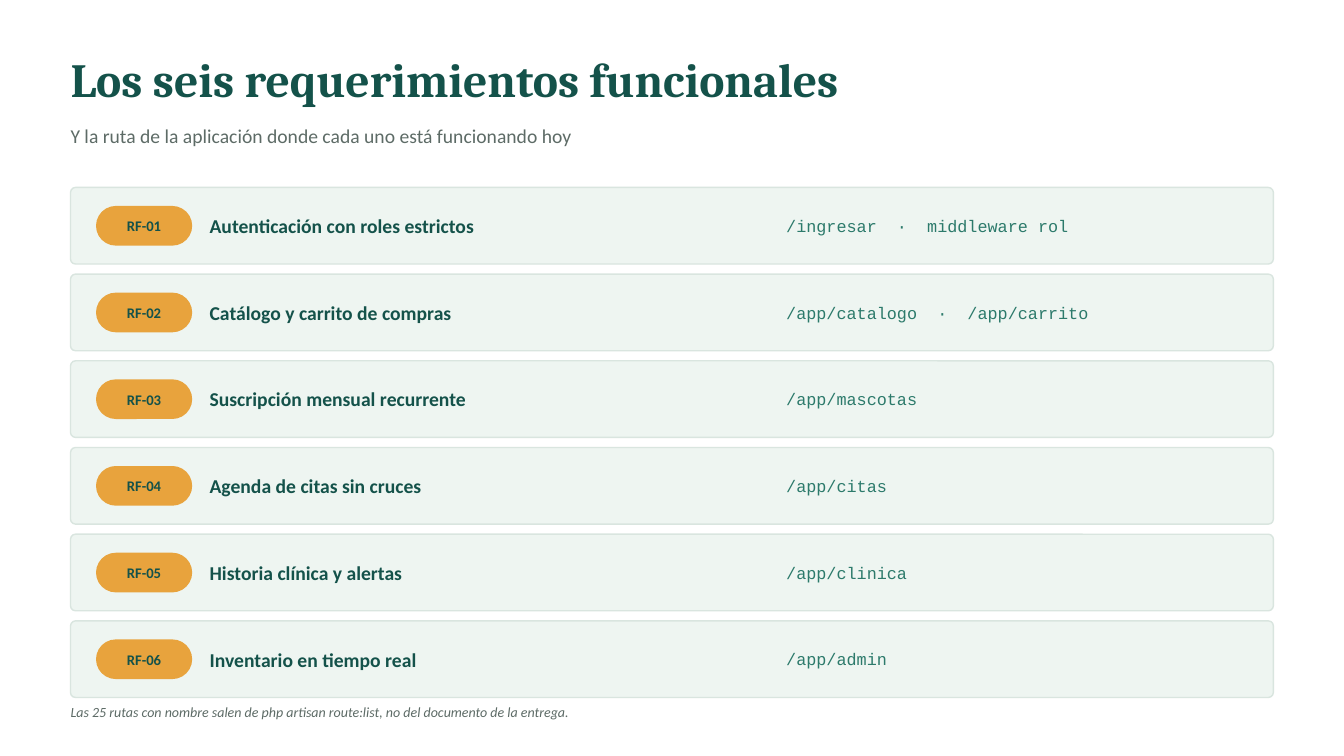
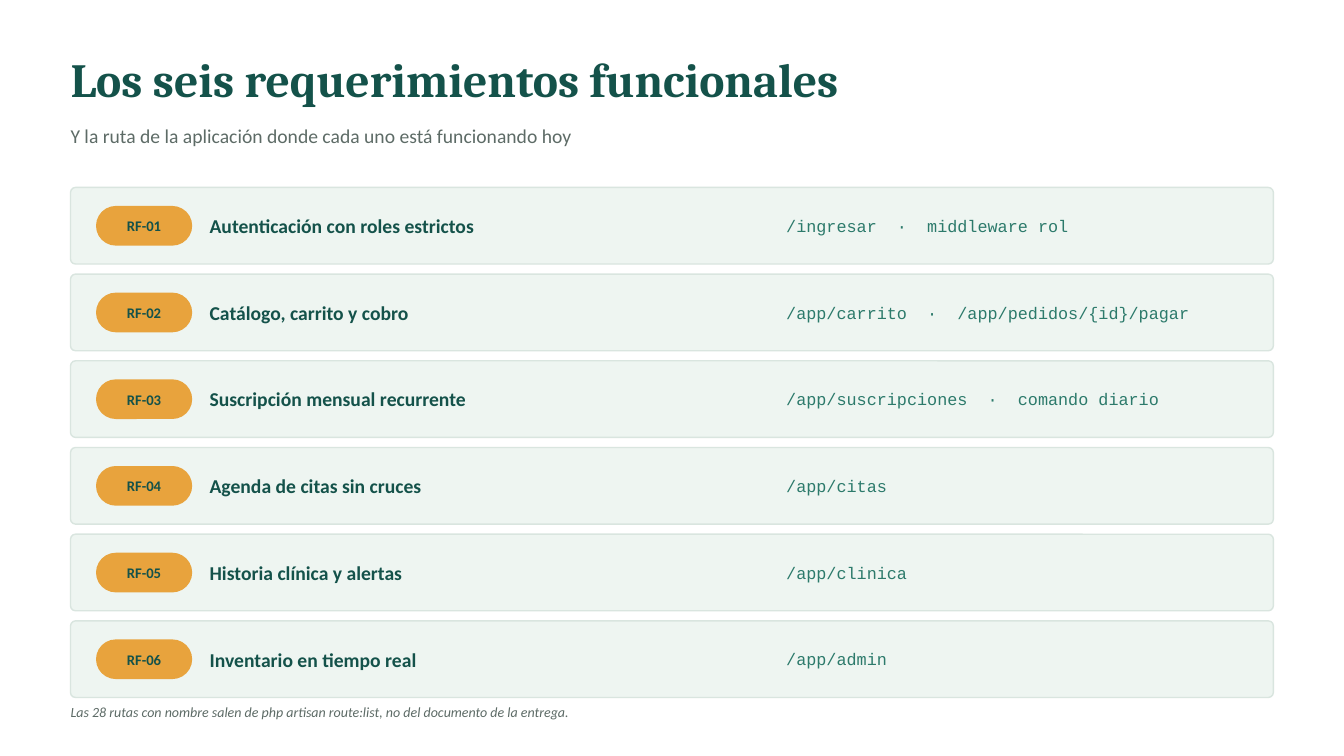
Before and after one commit to BrahamsCode/VetPetSurco, a slide deck: slide 4 of docs/presentacion/Paso1_IdentificarLaNecesidad.pptx. Drawn at 1344x756 pixels with LibreOffice and Linux fonts; fonts in the diff are those of the drawing. Boxes give left, top, right and bottom in pixels: in the first picture for what was removed or moved away, otherwise in the second. Text is boxed around its words. In the diff, an @@ line names an element or a change of style, - is before the commit and + after.

```diff
--- a/docs/presentacion/Paso1_IdentificarLaNecesidad.pptx
+++ b/docs/presentacion/Paso1_IdentificarLaNecesidad.pptx
@@ text at bbox=[210, 306, 409, 324]: text changed @@
-Catálogo y carrito de compras
+Catálogo, carrito y cobro
@@ text at bbox=[786, 307, 1189, 323]: text changed @@
-/app/catalogo · /app/carrito
+/app/carrito · /app/pedidos/{id}/pagar
@@ text at bbox=[786, 393, 1158, 409]: text changed @@
-/app/mascotas
+/app/suscripciones · comando diario
@@ text at bbox=[71, 707, 569, 720]: text changed @@
-Las 25 rutas con nombre salen de php artisan route:list, no del documento de la entrega.
+Las 28 rutas con nombre salen de php artisan route:list, no del documento de la entrega.
```
Also in this commit, not shown: 6 other slides changed.
